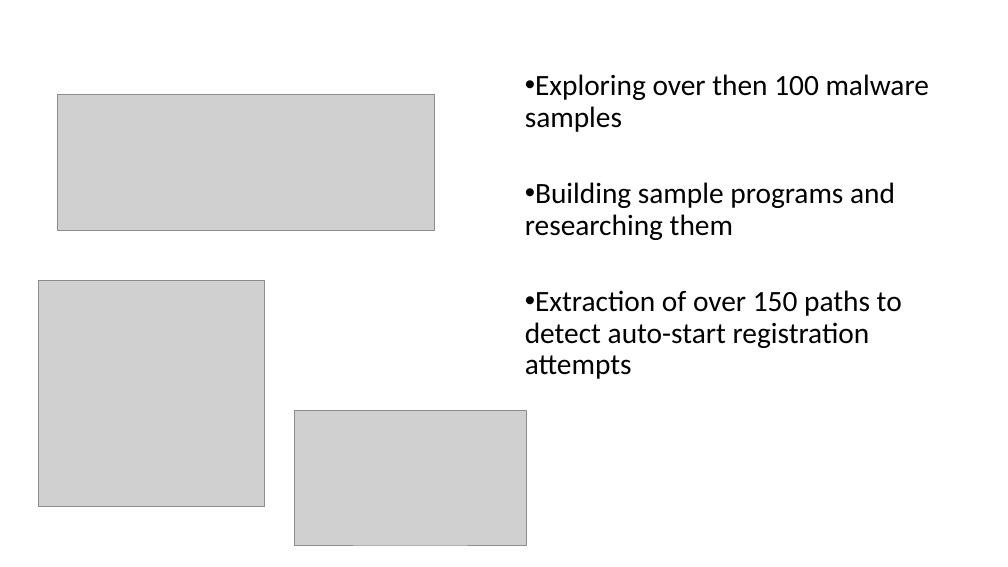
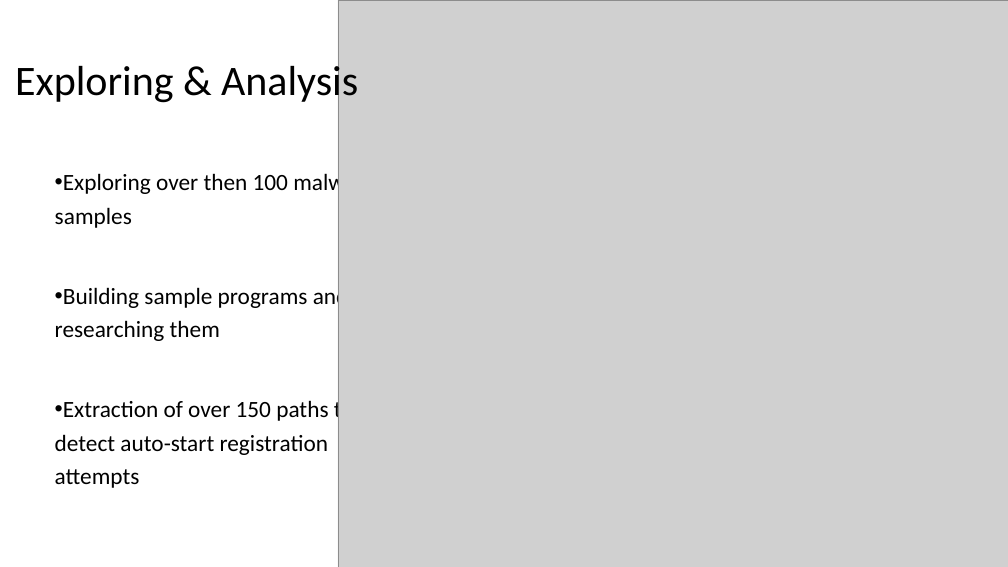
Before and after one commit to ychielt/project_CE, a slide deck: slide 6 of presentation.pptx (slide 5 before the commit). Drawn at 1008x567 pixels with LibreOffice and Linux fonts; fonts in the diff are those of the drawing; grey boxes stand for pictures; background and template pictures are left out. Boxes give left, top, right and bottom in pixels: in the first picture for what was removed or moved away, otherwise in the second. Text is boxed around its words. In the diff, an @@ line names an element or a change of style, - is before the commit and + after.

```diff
--- a/presentation.pptx
+++ b/presentation.pptx
@@ picture added at (338, 0, 1008, 567) @@
@@ text added at (15, 61, 358, 106), 40 pt, text #000000 @@
+Exploring & Analysis
@@ picture removed at (57, 95, 434, 231) @@
@@ text "Exploring over then 100 malware ...": place and size @@
-text "Exploring over then 100 malware ..." at (525, 74, 929, 379)
+text "Exploring over then 100 malware ..." at (55, 171, 375, 488)
@@ text "Exploring over then 100 malware ..." at (55, 171, 375, 488): size 28 to 22.2 pt; line spacing 0.9 to 1.2 @@
@@ picture removed at (39, 281, 265, 507) @@
@@ picture removed at (294, 411, 526, 545) @@
```
Also in this commit, not shown: 4 other slides changed, 5 slides added, 2 slides removed, 1 other file.
